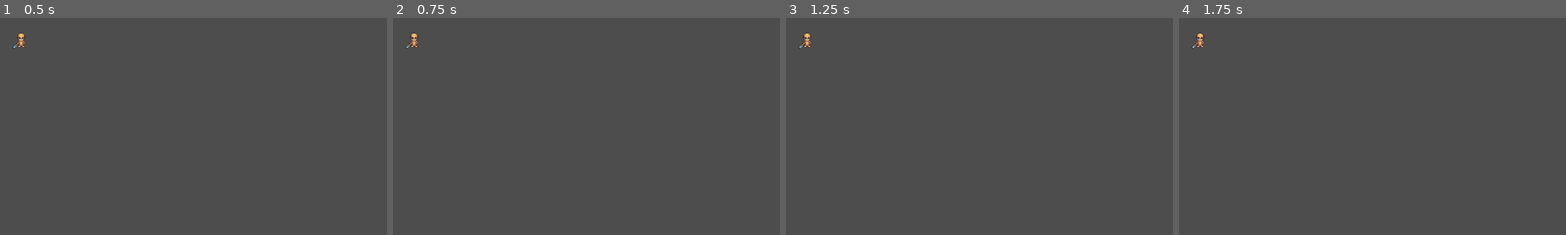
Above: before the commit, frames 1-4 (left to right).
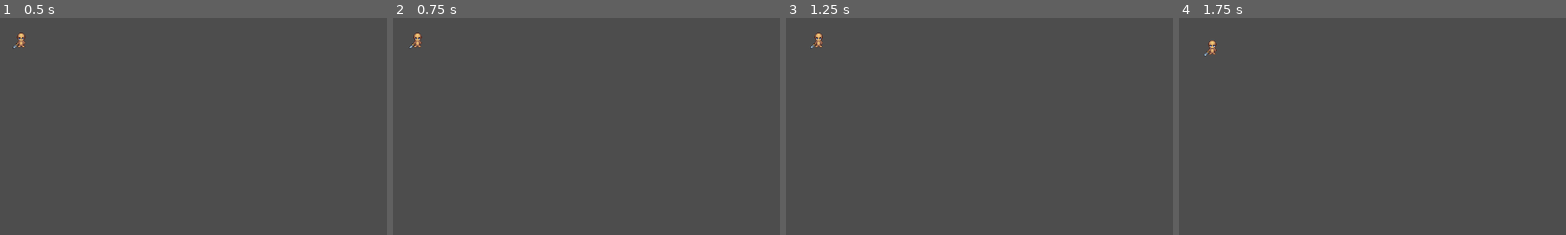
Above: after the commit, the same moments.

Repository: amoxley-developer/monster-survivors
Game: Godot game, scene res://scenes/player.tscn
Same seed, same stepped clock (60 frames per second), same inputs: the game is played once before the commit and once after it. The project has no main scene, so this scene is started directly.
Inputs:
- Up to frame 1 (0.5 s): no input
- Up to frame 2 (0.75 s): tap Enter at 0.5 s; hold Right (ui_right) from 0.53 s (still down)
- Up to frame 3 (1.25 s): keep holding Right (ui_right)
- Up to frame 4 (1.75 s): tap Space at 1.25 s; release Right (ui_right) at 1.28 s; hold Down (ui_down) from 1.28 s (still down)
The pictures show only the part of the screen within x 0-50%, y 0-50%; the shares and areas given below are measured in that part.

Frame 1 is identical in both runs. In frame 2, 0.2% of the frame differs, in the area x 3-8%, y 6-14%; in frame 3, 0.3%; in frame 4, 0.3%, in the area x 3-10%, y 6-18%.

Commit message:
create the movement state

Diff:
--- a/scenes/player.tscn
+++ b/scenes/player.tscn
@@ -55,8 +55,9 @@
 
 [node name="State" type="Node" parent="."]
 
-[node name="IdleState" type="Node" parent="State"]
+[node name="IdleState" type="Node" parent="State" node_paths=PackedStringArray("MovingState")]
 script = ExtResource("2_g2els")
+MovingState = NodePath("../MovingState")
 
 [node name="MovingState" type="Node" parent="State"]
 script = ExtResource("3_dqkch")
--- a/scripts/state-machine/Player/IdleState.gd
+++ b/scripts/state-machine/Player/IdleState.gd
@@ -9,11 +9,12 @@
 	super(player_node)
 	idle_animation_timer = idle_animation_length
 
-func handle_input(_delta: float):
+func handle_process(delta: float):
 	if Input.get_vector('ui_up', 'ui_down', 'ui_left', 'ui_right'):
 		player.change_state(MovingState)
+	handle_animation_timer(delta)
 
-func _process(delta: float) -> void:
+func handle_animation_timer(delta: float) -> void:
 	if idle_animation_timer > 0:
 		idle_animation_timer -= delta
 	elif idle_animation_timer <= 0:
--- a/scripts/state-machine/Player/MovingState.gd
+++ b/scripts/state-machine/Player/MovingState.gd
@@ -1,8 +1,15 @@
 class_name PlayerMovingState
 extends PlayerState
+
+@export var SPEED := 25
 
 func enter_state(player_node: Player):
 	super(player_node)
 
-func handle_input(_delta: float):
-	pass
+func handle_process(delta: float):
+	var direction = Input.get_vector('ui_left', 'ui_right', 'ui_up', 'ui_down')
+	handle_movement(direction, delta)
+
+func handle_movement(direction: Vector2, delta: float):
+	player.velocity = direction * SPEED * delta
+	player.move_and_collide(player.velocity)
--- a/scripts/state-machine/Player/PlayerState.gd
+++ b/scripts/state-machine/Player/PlayerState.gd
@@ -10,5 +10,5 @@
 func exit_state():
 	pass
 
-func handle_input(delta: float):
+func handle_process(delta: float):
 	pass
--- a/scripts/state-machine/Player/player.gd
+++ b/scripts/state-machine/Player/player.gd
@@ -18,4 +18,4 @@
 func _process(delta: float) -> void:
 	var direction = Input.get_vector('ui_up', 'ui_right', 'ui_down', 'ui_left')
 	if current_state:
-		current_state.handle_input(delta)
+		current_state.handle_process(delta)
